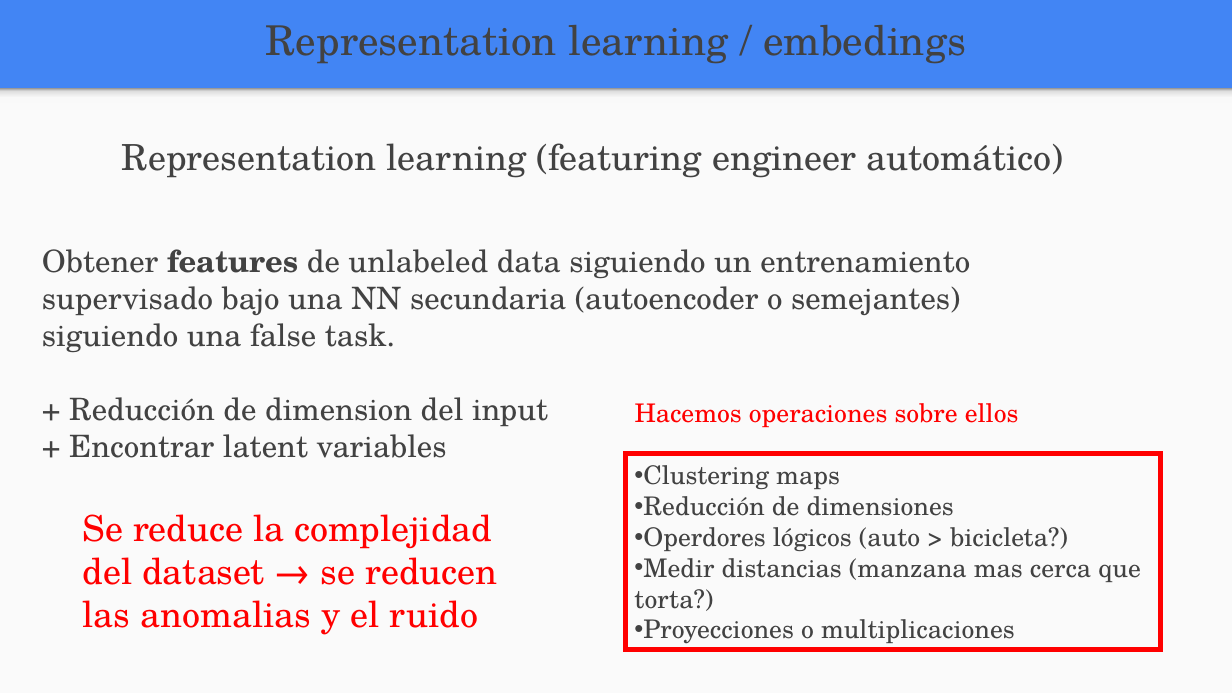
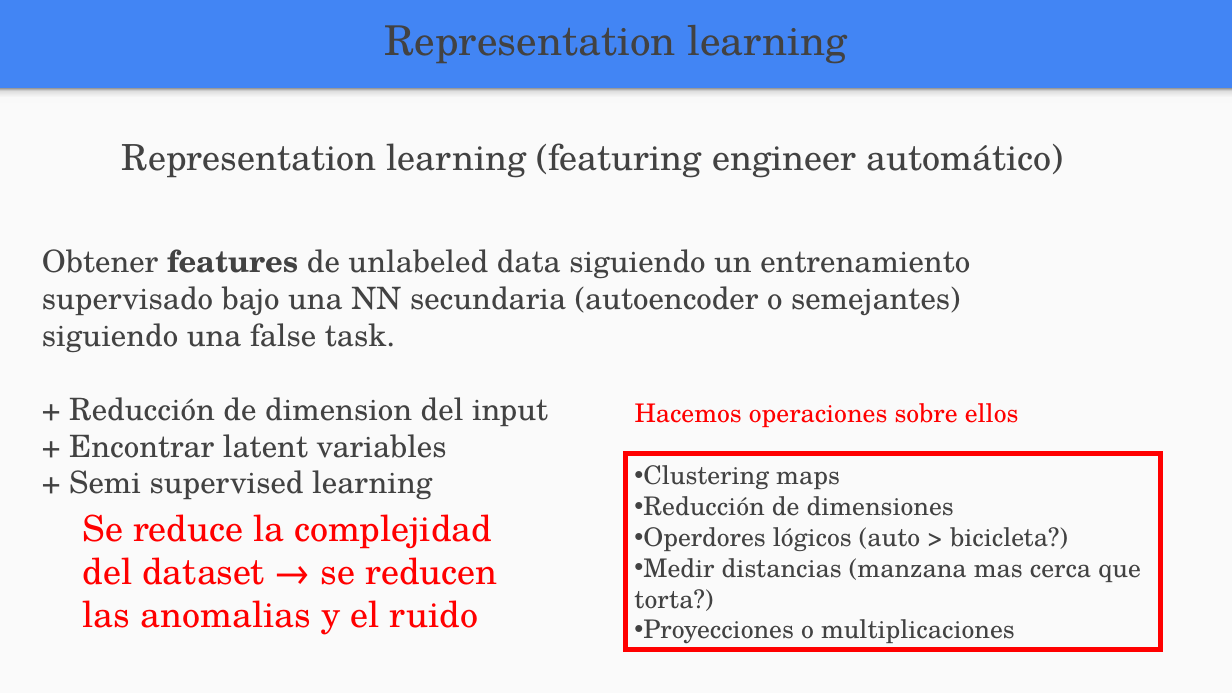
Before and after one commit to FIUBA-Posgrado-Inteligencia-Artificial/aprendizaje_profundo, a slide deck: slide 4 of clase_7/teoria/Clase_7.pptx (slide 15 before the commit). Drawn at 1232x693 pixels with LibreOffice and Linux fonts; fonts in the diff are those of the drawing. Boxes give left, top, right and bottom in pixels: in the first picture for what was removed or moved away, otherwise in the second. Text is boxed around its words. In the diff, an @@ line names an element or a change of style, - is before the commit and + after.

```diff
--- a/clase_7/teoria/Clase_7.pptx
+++ b/clase_7/teoria/Clase_7.pptx
@@ text at [384,25,847,64]: text changed @@
-Representation learning / embedings
+Representation learning
@@ text at [69,470,432,499]: paragraph added @@
++ Semi supervised learning
```
Also in this commit, not shown: 12 other slides changed, 2 slides added, 6 other files.
